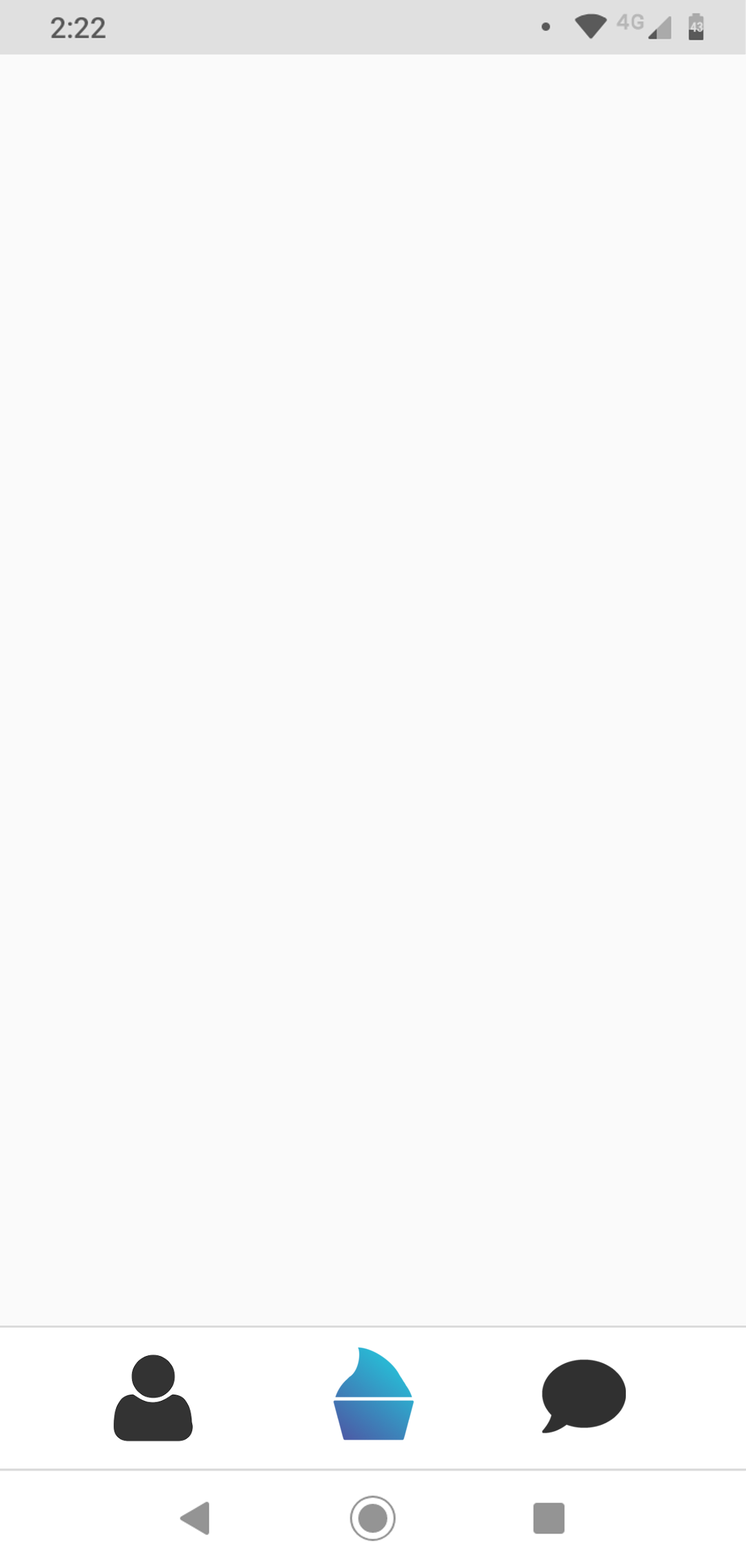
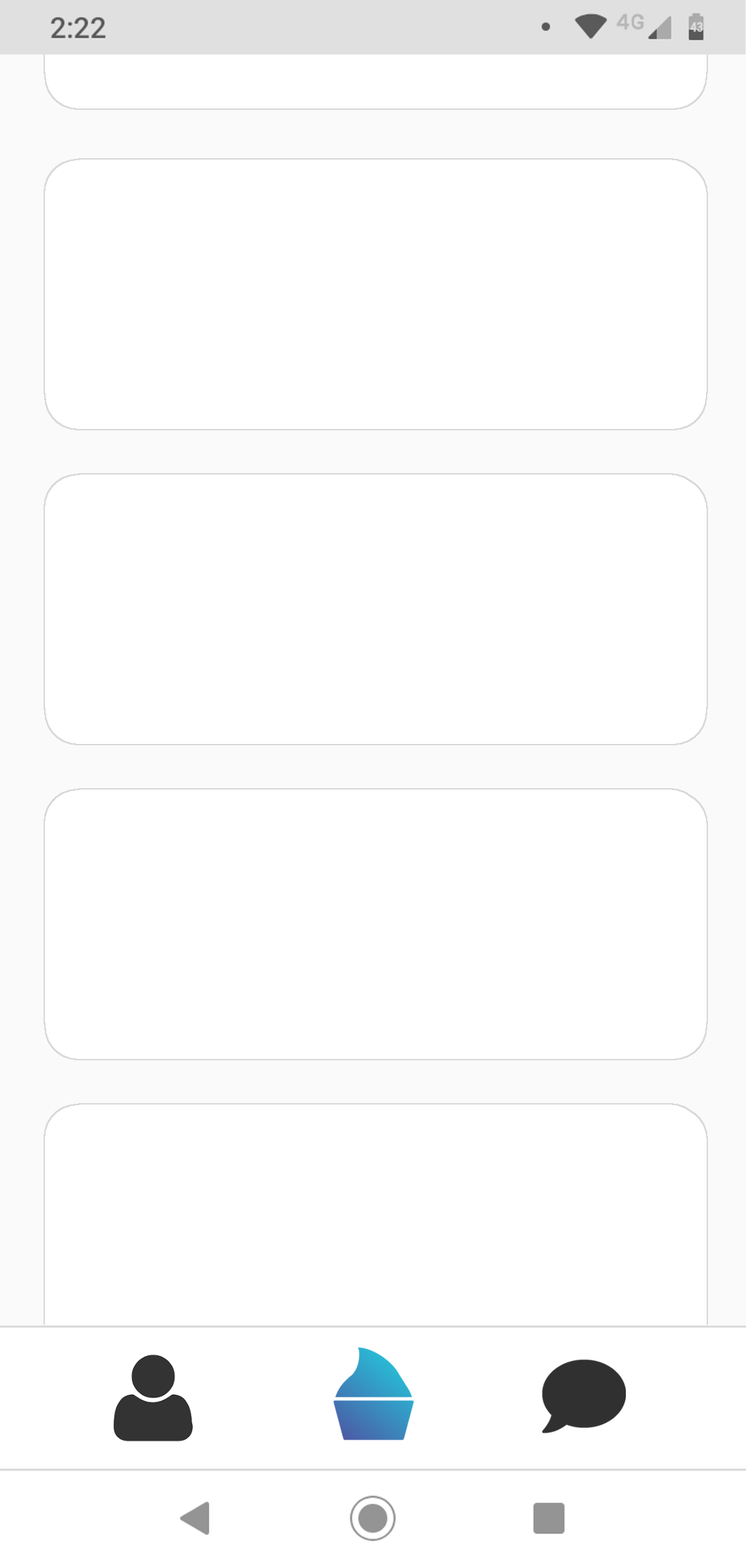
Layered file, before and after one edit (746x1568). Changes by layer:
painted on "Homepage" over box(43, 54, 709, 1325)
